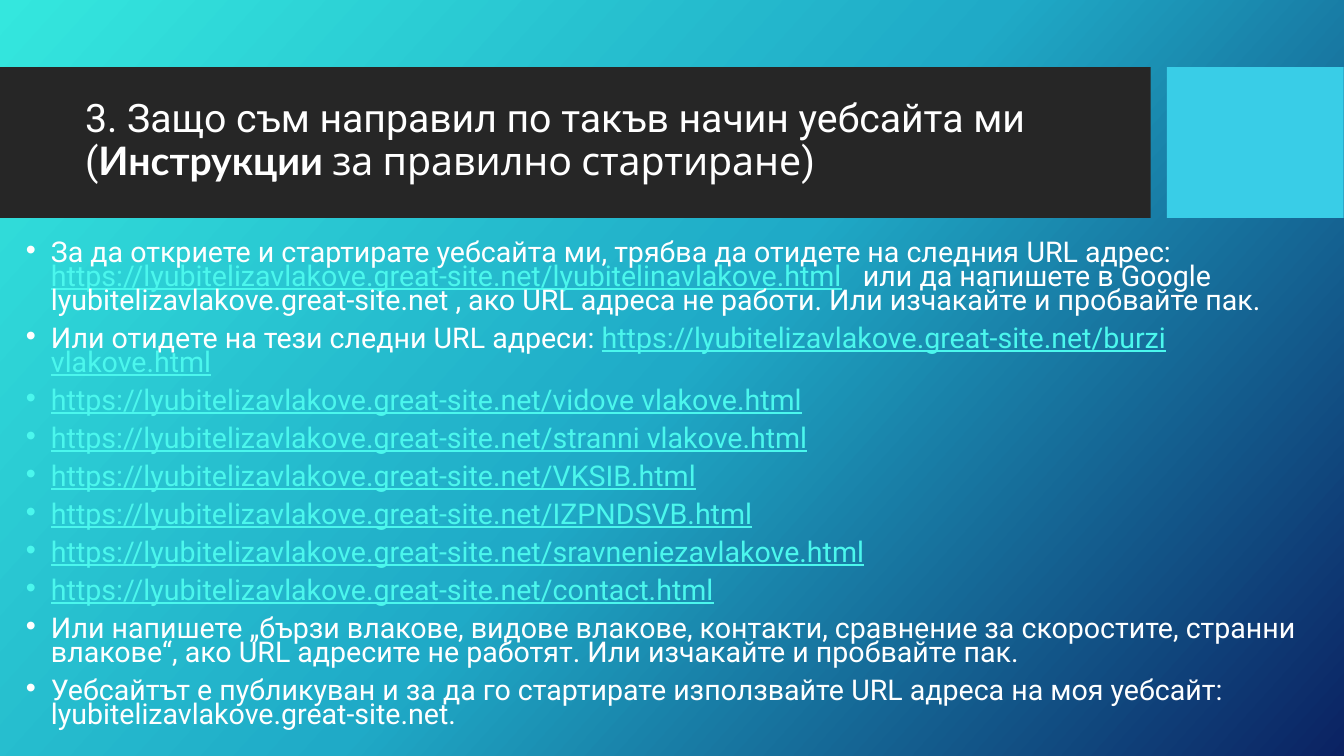
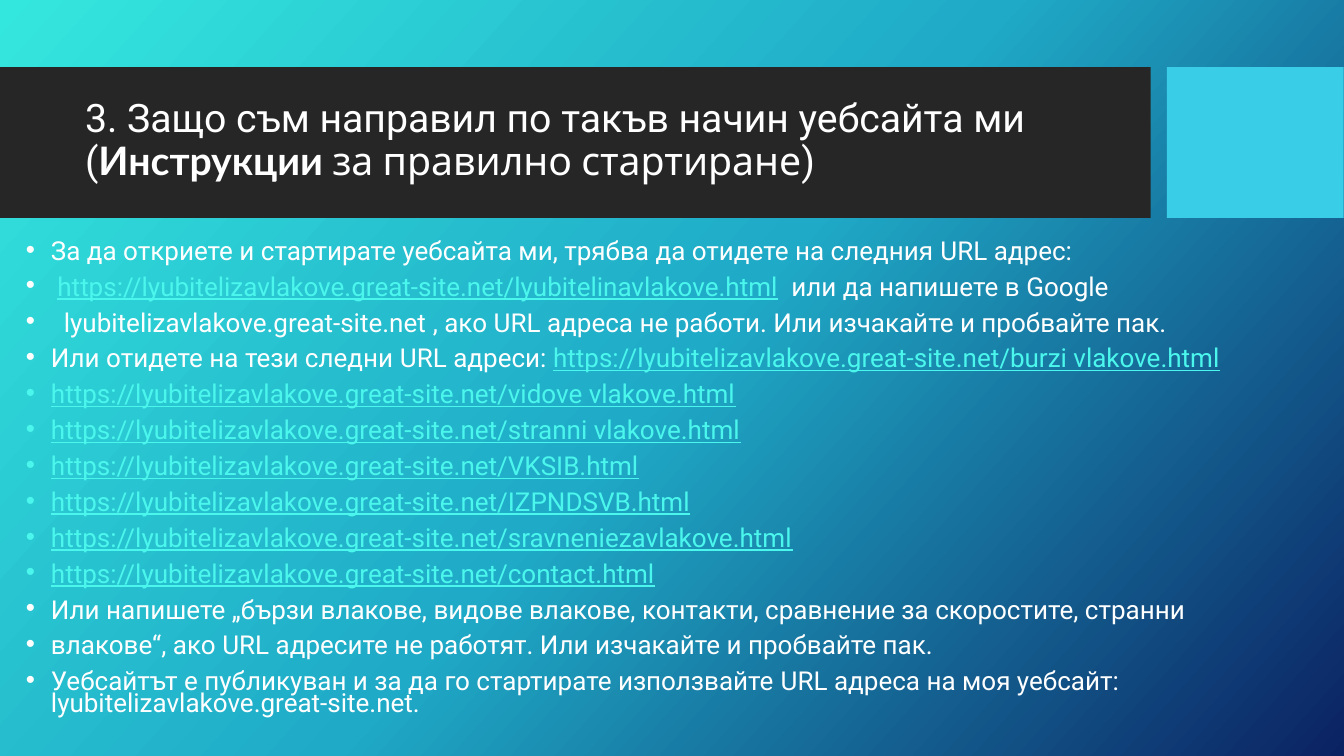
Before and after one commit to ITPG-CODEWARS/codewars-2024-first-round-Philip096, a slide deck: slide 4 of Презентация за Описание на моя уебсайт lyubiteli na vlakove.great-site.com.pptx. Drawn at 1344x756 pixels with LibreOffice and Linux fonts; fonts in the diff are those of the drawing; background and template pictures are left out. Boxes give left, top, right and bottom in pixels: in the first picture for what was removed or moved away, otherwise in the second. Text is boxed around its words. In the diff, an @@ line names an element or a change of style, - is before the commit and + after.

```diff
--- a/Презентация за Описание на моя уебсайт lyubiteli na vlakove.great-site.com.pptx
+++ b/Презентация за Описание на моя уебсайт lyubiteli na vlakove.great-site.com.pptx
@@ text at [51,240,1166,338]: text changed; size 20.4 to 18.6 pt @@
-• За да откриете и стартирате уебсайта ми, трябва да отидете на следния URL адрес: https://lyubitelizavlakove.great-site.net/lyubitelinavlakove.html или да напишете в Google lyubitelizavlakove.great-site.net , ако URL адреса не работи. Или изчакайте и пробвайте пак.
+• За да откриете и стартирате уебсайта ми, трябва да отидете на следния URL адрес:
+• https://lyubitelizavlakove.great-site.net/lyubitelinavlakove.html или да напишете в Google
+• lyubitelizavlakove.great-site.net , ако URL адреса не работи. Или изчакайте и пробвайте пак.
@@ text at [51,344,1219,718]: size 20.4 to 18.6 pt in "Или отидете на тези следни URL адреси: ...", "https://lyubitelizavlakove.great-site.net/vidove vlakove.htm ...", "https://lyubitelizavlakove.great-site.net/stranni vlakove.ht ...", "https://lyubitelizavlakove.great-site.net/VKSIB.html" and 4 more places @@
@@ text at [51,599,1185,660]: text changed; size 20.4 to 18.6 pt @@
-• Или напишете „бързи влакове, видове влакове, контакти, сравнение за скоростите, странни влакове“, ако URL адресите не работят. Или изчакайте и пробвайте пак.
+• Или напишете „бързи влакове, видове влакове, контакти, сравнение за скоростите, странни
+• влакове“, ако URL адресите не работят. Или изчакайте и пробвайте пак.
```
